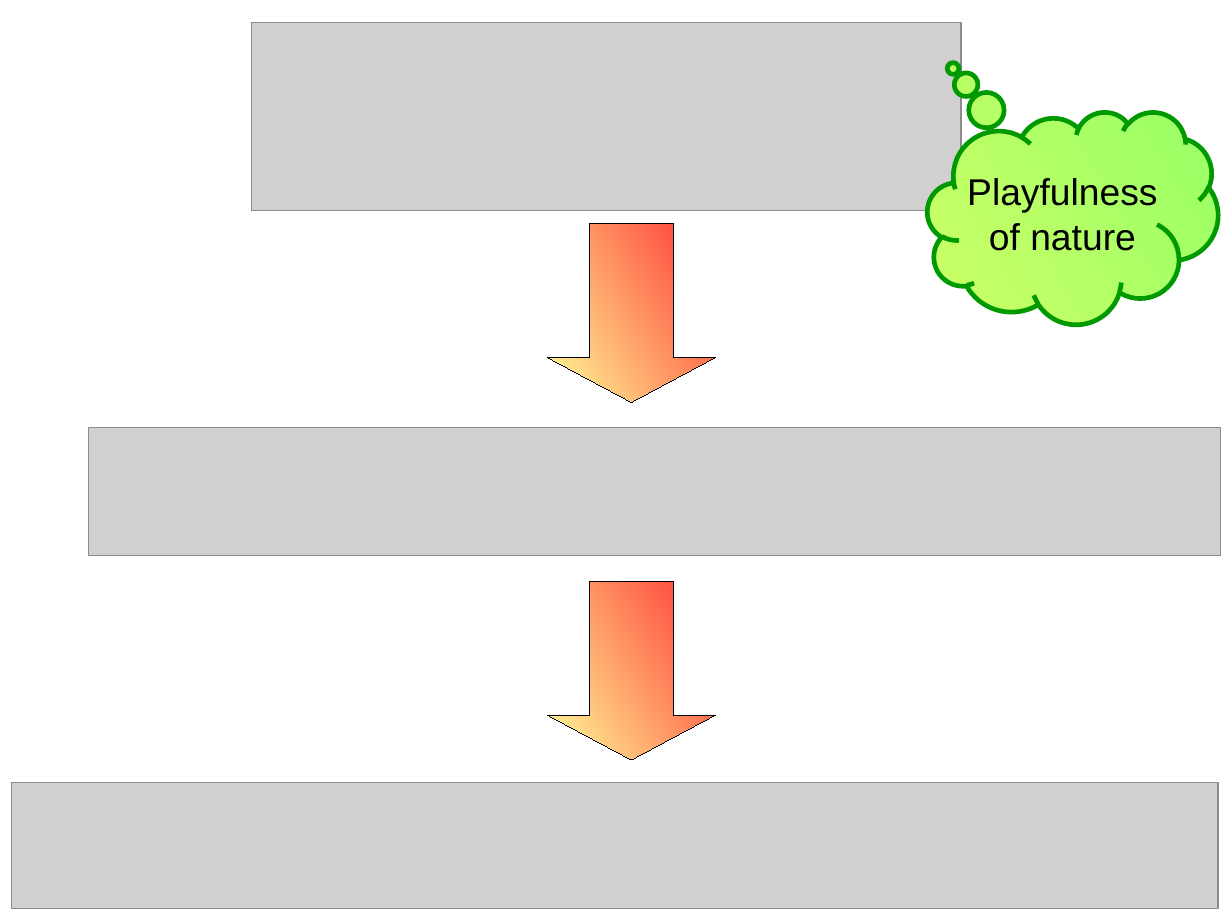
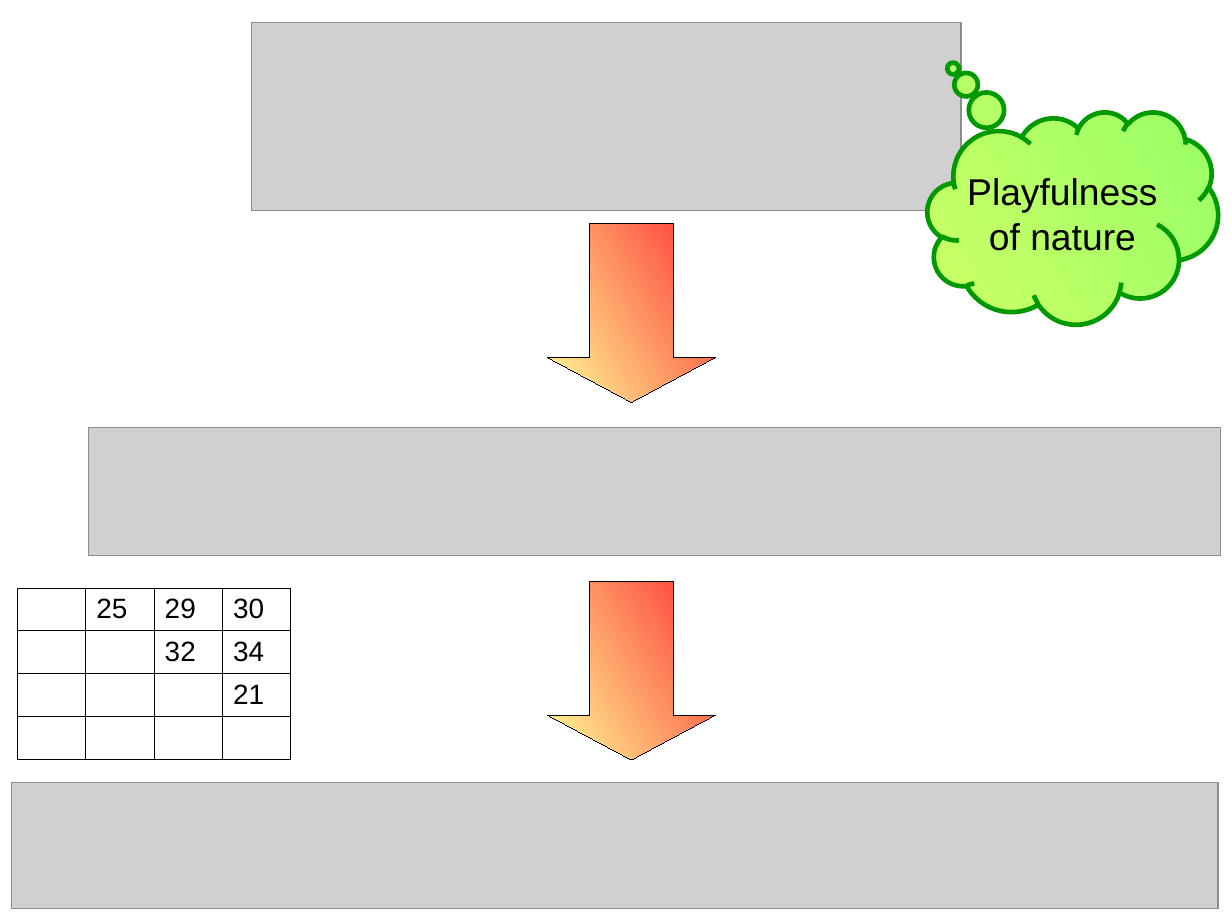
Before and after one commit to richelbilderbeek/tece_logo, a slide deck: slide 11 of presentation.odp. Drawn at 1232x924 pixels with LibreOffice and Linux fonts; fonts in the diff are those of the drawing; grey boxes stand for pictures. Boxes give left, top, right and bottom in pixels: in the first picture for what was removed or moved away, otherwise in the second. Text is boxed around its words. In the diff, an @@ line names an element or a change of style, - is before the commit and + after.

```diff
--- a/presentation.odp
+++ b/presentation.odp
@@ table added at [17,588,290,759], 4 rows, 4 columns @@
+ | 25 | 29 | 30
+ |  | 32 | 34
+ |  |  | 21
+ |  |  | 
```
Also in this commit, not shown: 1 slide added, 1 slide removed.
